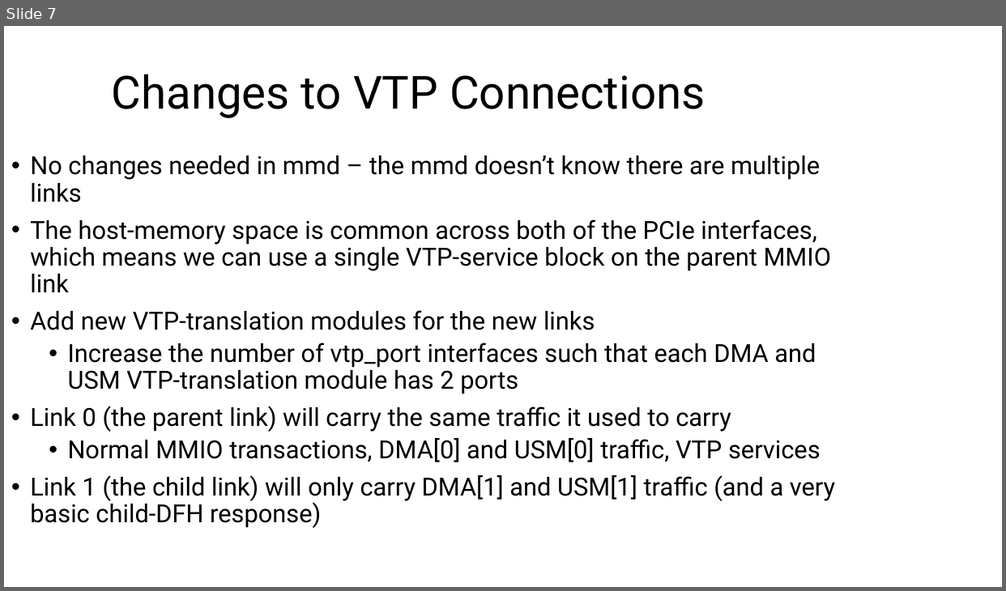
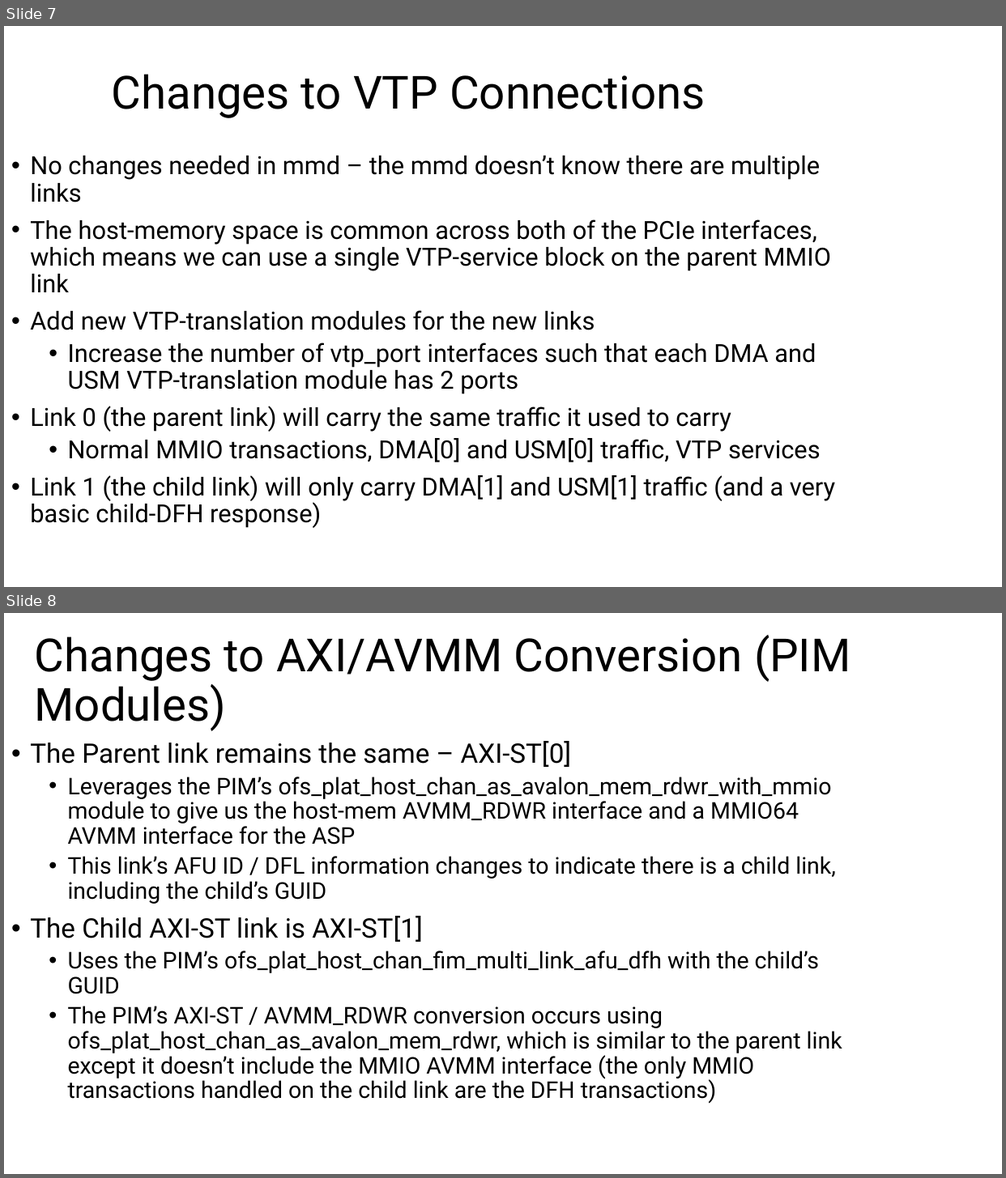
Before and after one commit to DouglasGroen/oneapi-asp, a slide deck: iseries-dk_2link/docs/ofs-asp-multilink-info.pptx. Shown one above the other, each under a label of ours: slide 7 before the commit, slides 7 and 8 after it. The pictures are 1006x591 and 1006x1178 pixels, drawn with LibreOffice and Linux fonts; fonts in the diff are those of the drawing. Boxes give left, top, right and bottom in pixels: in the first picture for what was removed or moved away, otherwise in the second. Text is boxed around its words. In the diff, an @@ line names an element or a change of style, - is before the commit and + after.

Commit message:
add slide for PIM changes

```diff
--- a/iseries-dk_2link/docs/ofs-asp-multilink-info.pptx
+++ b/iseries-dk_2link/docs/ofs-asp-multilink-info.pptx
@@ slide 8 added at (4, 613, 1002, 1174), background #FFFFFF @@
@@ title added at (35, 635, 850, 731), 44 pt, text #000000 @@
+Changes to AXI/AVMM Conversion (PIM Modules)
@@ text added at (30, 741, 842, 1104), 22.2 pt, text #000000 @@
+• The Parent link remains the same – AXI-ST[0]
+  • Leverages the PIM’s ofs_plat_host_chan_as_avalon_mem_rdwr_with_mmio module to give us the host-mem AVMM_RDWR interface and a MMIO64 AVMM interface for the ASP
+  • This link’s AFU ID / DFL information changes to indicate there is a child link, including the child’s GUID
+• The Child AXI-ST link is AXI-ST[1]
+  • Uses the PIM’s ofs_plat_host_chan_fim_multi_link_afu_dfh with the child’s GUID
+  • The PIM’s AXI-ST / AVMM_RDWR conversion occurs using ofs_plat_host_chan_as_avalon_mem_rdwr, which is similar to the parent link except it doesn’t include the MMIO AVMM interface (the only MMIO transactions handled on the child link are the DFH transactions)
```
